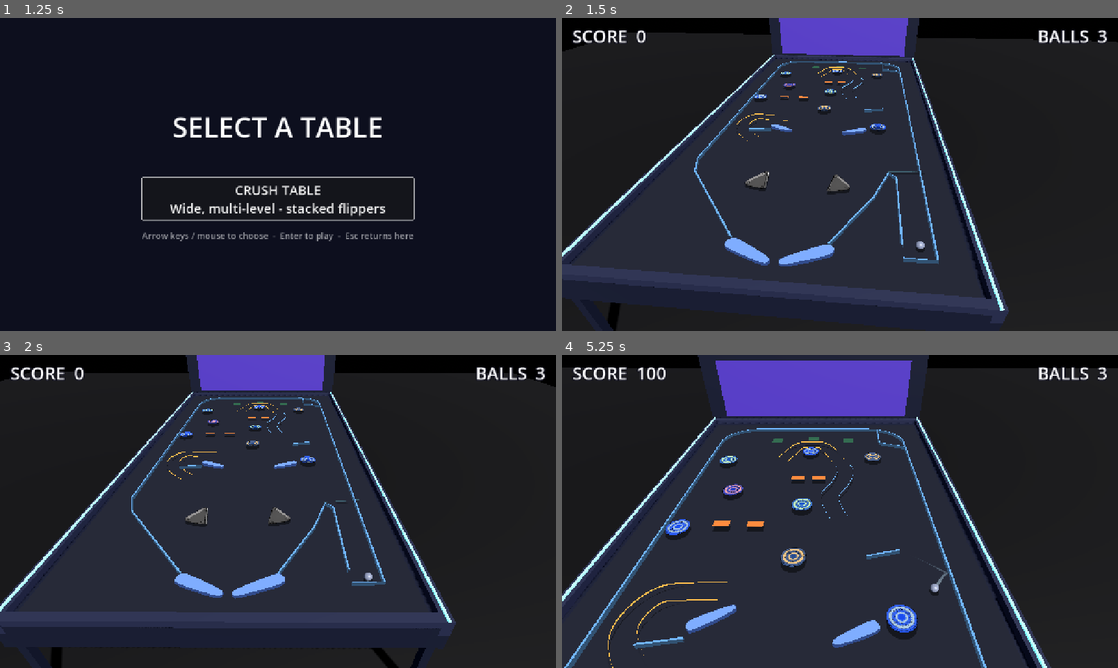
Above: before the commit, frames 1-4 (two rows, left to right).
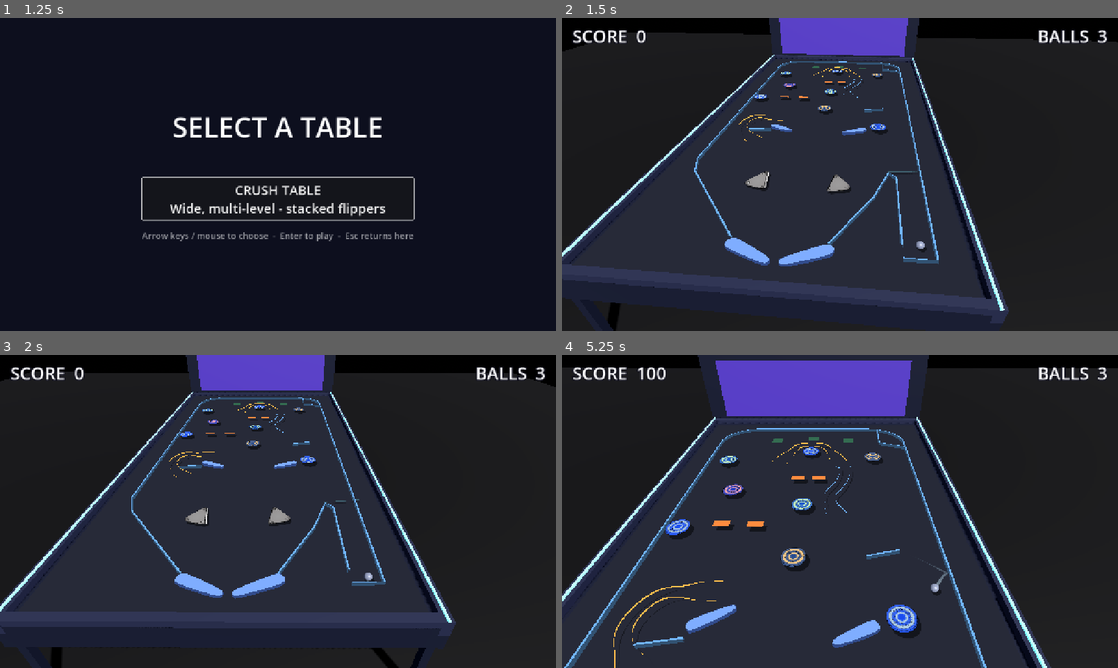
Above: after the commit, the same moments.

Repository: eddieedease/gdpb
Game: Godot game, scene res://scenes/table_select.tscn
Two runs of this game, one before a commit and one after it. Both use one fixed random seed, a clock stepped at 60 frames per second and the inputs below. Sound files missing from this copy of the repository are replaced by a short silence.
Inputs:
- Up to frame 1 (1.25 s): hold E (nudge_right) from 0.53 s (still down)
- Up to frame 2 (1.5 s): release E (nudge_right) at 1.25 s; click "CRUSH TABLE Wide, multi-level…" at 1.25 s
- Up to frame 3 (2 s): no input
- Up to frame 4 (5.25 s): hold Down (ui_down) 2.03-2.78 s; tap Space (launch) at 2.1, 3.6, 5.1 s; hold E (nudge_right) 2.78-3.53 s; hold Space (launch) 2.78-3.53 s; hold Up (ui_up) 3.53-4.28 s; hold Space (launch) 4.28-5.03 s; hold A (flipper_left) from 4.28 s (still down)

Frame 1 is identical in both runs. In frame 2, 0.5% of the frame differs, in the area x 31-66%, y 15-75%; in frame 3, 0.5%; in frame 4, 0.8%, in the area x 8-69%, y 27-100%.

Commit message:
Snug flared channels, full-ride lock, visible depth shadows
- Channels narrowed (channel_width 70 -> 44, ~ball width) so the ball
  visually fills the rail, with cone-flared mouths (mouth_flare 1.9)
  that catch approach shots; walls/field/visuals/mouth zones all derive
  from the same per-point width profile.
- Fixed mid-curve escapes (and the elevation not reading): release was
  tied to leaving the capture-field polygon, which pinches on tight
  bends. Release is now progress-based - only when the ball passes a
  curve END moving outward, or genuinely strays out of the corridor;
  the field-exit release double-checks distance before acting. Steering
  strengthened (guide 9, centering 16) for the snug channel.
- Shadows were being cast TOWARD the camera, hiding behind the pieces
  themselves. They now fall mostly sideways relative to the view (still
  camera-relative), with more reach (0.13) and opacity (0.5) - bumper/
  target depth finally reads.

Verified: mouth shot captured, carried the FULL curve, released only at
the end (never mid-channel); ride screenshot shows the elevated ball
filling the narrow rail; all pieces cast visible shadows.

Co-Authored-By: Claude Opus 4.8 <noreply@anthropic.com>

Diff:
--- a/scripts/crush_view.gd
+++ b/scripts/crush_view.gd
@@ -34,8 +34,8 @@
 ## darkened and offset. The offset direction follows the CAMERA each frame
 ## (shadows fall toward the viewer), so the perspective reads correctly as
 ## the camera moves.
-@export var shadow_reach := 0.09
-@export var shadow_opacity := 0.45
+@export var shadow_reach := 0.13
+@export var shadow_opacity := 0.5
 
 ## Camera height above the table plane.
 @export var camera_height := 8.2
@@ -493,13 +493,16 @@
 	if not balls.is_empty():
 		_last_ball = balls[0].global_position
 
-	# Shadows fall away from the camera's look direction (toward the viewer),
-	# updating as the camera moves for a consistent perspective.
+	# Shadow direction is camera-relative but falls mostly SIDEWAYS to the
+	# view (plus slightly toward the viewer): a shadow cast straight toward
+	# the camera hides behind the piece itself and reads as nothing.
 	var fwd := -_cam.global_transform.basis.z
 	var g := Vector2(fwd.x, fwd.z)
-	var shadow_dir := Vector2(0, 1)
+	var shadow_dir := Vector2(0.85, 0.4).normalized()
 	if g.length() > 0.01:
-		shadow_dir = -g.normalized()
+		g = g.normalized()
+		var right := Vector2(-g.y, g.x)
+		shadow_dir = (right * 0.85 - g * 0.4).normalized()
 	for s in _shadows:
 		var m: MeshInstance3D = s[0]
 		var f: float = s[1]
--- a/scripts/ramp.gd
+++ b/scripts/ramp.gd
@@ -10,9 +10,17 @@
 
 const RAMP_BIT := 1 << 3  # physics layer 4, reserved for ramps
 
-@export var channel_width := 70.0:
+## Keep this snug: ball diameter is 28, so ~44 reads as the ball filling the
+## channel (the lock steering means it doesn't need physical slop).
+@export var channel_width := 44.0:
 	set(v):
 		channel_width = v
+		_refresh()
+## The mouths flare open cone-like to this multiple of the channel width,
+## catching approach shots.
+@export var mouth_flare := 1.9:
+	set(v):
+		mouth_flare = v
 		_refresh()
 @export_range(1.0, 30.0) var smoothness := 4.0:
 	set(v):
@@ -25,8 +33,8 @@
 ## The "sucked in" feel: while captured, the ball is steered along the curve
 ## (speed preserved), pulled gently to the centreline, and gravity inside the
 ## channel is reduced so momentum carries it through climbs.
-@export var guide_strength := 6.0
-@export var centering := 8.0
+@export var guide_strength := 9.0
+@export var centering := 16.0
 @export var channel_gravity := 250.0
 ## Minimum capture speed for the whoosh sound - a slow dribble that rolls
 ## back out of the mouth stays silent.
@@ -62,11 +70,19 @@
 	if _left == null or _right == null or curve == null:
 		return
 	var center := curve.tessellate(5, smoothness)
-	_left.points = _offset(center, channel_width * 0.5)
-	_right.points = _offset(center, -channel_width * 0.5)
-
-
-func _offset(pts: PackedVector2Array, d: float) -> PackedVector2Array:
+	var n := center.size()
+	# Per-point half-width: flared cone at the mouths, snug along the middle.
+	var widths := PackedFloat32Array()
+	for i in n:
+		var t := float(i) / float(maxi(n - 1, 1))
+		var k := clampf(minf(t, 1.0 - t) / 0.12, 0.0, 1.0)
+		var sm := k * k * (3.0 - 2.0 * k)
+		widths.append(lerpf(mouth_flare, 1.0, sm) * channel_width * 0.5)
+	_left.points = _offset_var(center, widths, 1.0)
+	_right.points = _offset_var(center, widths, -1.0)
+
+
+func _offset_var(pts: PackedVector2Array, widths: PackedFloat32Array, side: float) -> PackedVector2Array:
 	var raw := PackedVector2Array()
 	var n := pts.size()
 	for i in n:
@@ -80,7 +96,7 @@
 		if dir.length() < 0.001:
 			dir = Vector2.RIGHT
 		dir = dir.normalized()
-		raw.append(pts[i] + Vector2(-dir.y, dir.x) * d)
+		raw.append(pts[i] + Vector2(-dir.y, dir.x) * widths[i] * side)
 	return _remove_loops(raw)
 
 
@@ -182,7 +198,7 @@
 	area.collision_mask = 1   # playfield balls only
 	var cs := CollisionShape2D.new()
 	var circ := CircleShape2D.new()
-	circ.radius = channel_width * 0.7
+	circ.radius = channel_width * 0.6 * mouth_flare
 	cs.shape = circ
 	area.add_child(cs)
 	add_child(area)
@@ -220,9 +236,17 @@
 
 
 func _on_field_exited(body: Node) -> void:
-	if not body.is_in_group("ball"):
-		return
-	_release(body)
+	if not body.is_in_group("ball") or not body.get_meta("on_ramp", false):
+		return
+	# The field polygon can pinch on tight bends, so leaving it does not by
+	# itself mean the ball left the channel. Only release if the ball is
+	# genuinely outside the corridor or past an end; otherwise keep the lock
+	# (the per-frame end/stray checks handle the real exit).
+	var local := to_local(body.global_position)
+	var off := curve.get_closest_offset(local)
+	var dist := local.distance_to(curve.sample_baked(off))
+	if dist > channel_width * 0.8 or off < 10.0 or off > curve.get_baked_length() - 10.0:
+		_release(body)
 
 
 func _release(body: Node) -> void:
@@ -248,9 +272,20 @@
 		# Direction of the channel at the ball's position (in global space).
 		var local := to_local(ball.global_position)
 		var off := curve.get_closest_offset(local)
-		# Safety: a riding ball that somehow strays far from the channel is
-		# released back to normal play instead of staying stuck "in" the ramp.
-		if local.distance_to(curve.sample_baked(off)) > channel_width * 1.6:
+		var length := curve.get_baked_length()
+		# Release when the ball passes an END moving outward (the real exit),
+		# or if it somehow strays out of the corridor.
+		if off < 14.0:
+			var inward := (to_global(curve.sample_baked(minf(24.0, length))) - to_global(curve.sample_baked(0.0))).normalized()
+			if ball.linear_velocity.dot(inward) < 0.0:
+				_release(ball)
+				continue
+		elif off > length - 14.0:
+			var outward := (to_global(curve.sample_baked(length)) - to_global(curve.sample_baked(maxf(length - 24.0, 0.0)))).normalized()
+			if ball.linear_velocity.dot(outward) > 0.0:
+				_release(ball)
+				continue
+		if local.distance_to(curve.sample_baked(off)) > channel_width * 1.5:
 			_release(ball)
 			continue
 		var ahead := curve.sample_baked(minf(off + 8.0, curve.get_baked_length()))
